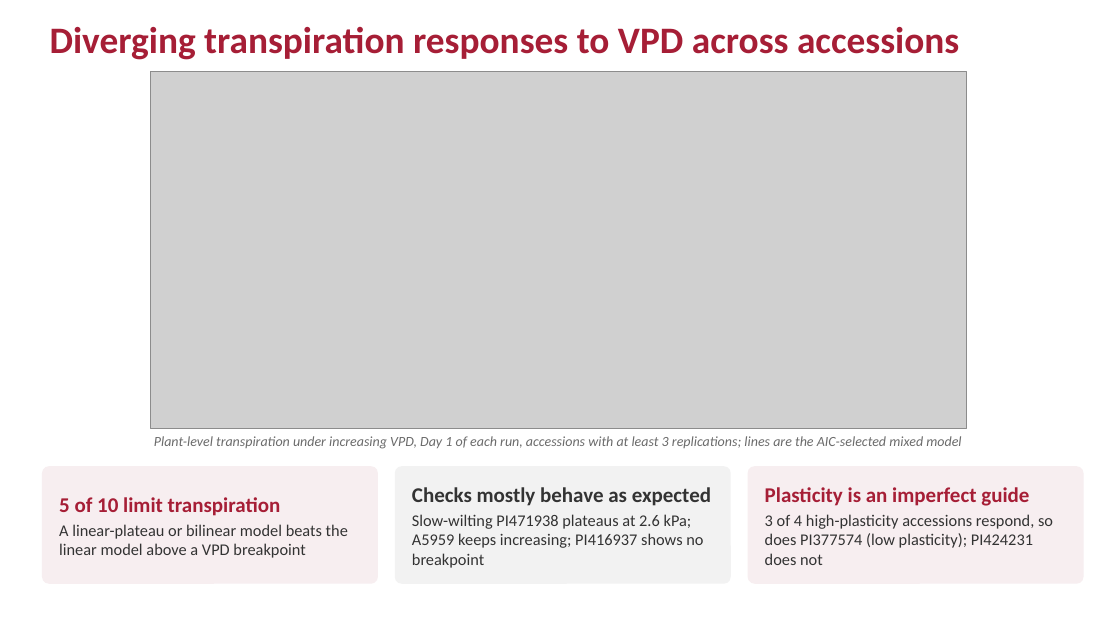
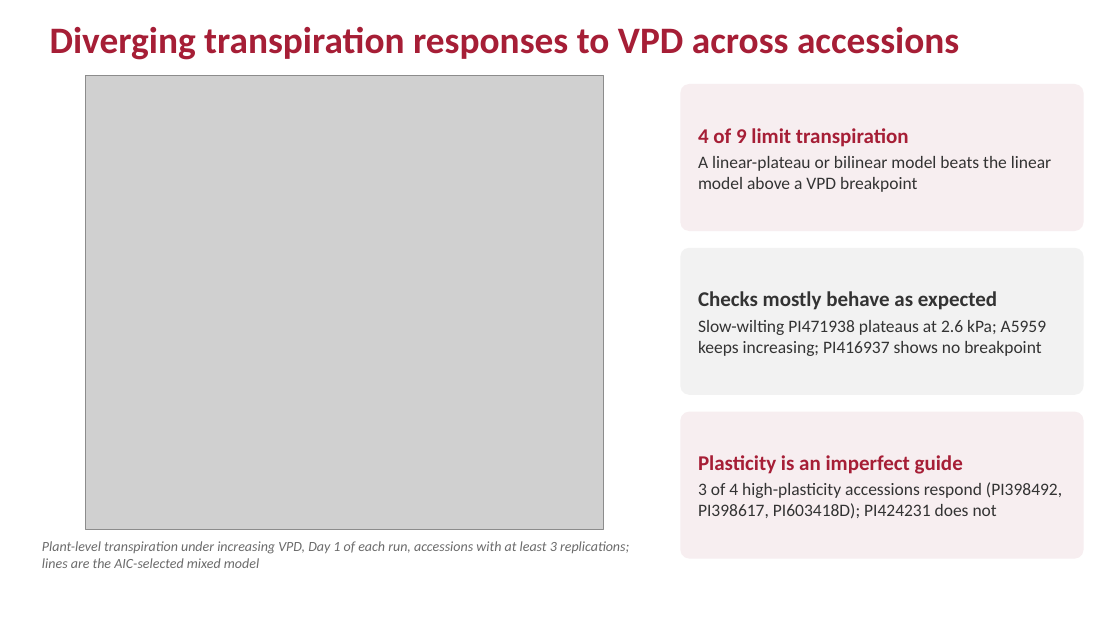
Before and after one commit to ElvisElli/LT-trait, a slide deck: slide 10 of ASA-2026-Elli-LT-trait.pptx. Drawn at 1120x630 pixels with LibreOffice and Linux fonts; fonts in the diff are those of the drawing; grey boxes stand for pictures. Boxes give left, top, right and bottom in pixels: in the first picture for what was removed or moved away, otherwise in the second. Text is boxed around its words. In the diff, an @@ line names an element or a change of style, - is before the commit and + after.

```diff
--- a/ASA-2026-Elli-LT-trait.pptx
+++ b/ASA-2026-Elli-LT-trait.pptx
@@ picture: place and size @@
-picture at [150,71,966,429]
+picture at [85,76,603,529]
@@ rounded rectangle "4 of 9 limit transpiration": place and size @@
-rounded rectangle "4 of 9 limit transpiration" at [42,466,378,584]
+rounded rectangle "4 of 9 limit transpiration" at [681,84,1084,231]
@@ text in rounded rectangle at [698,128,909,147]: text changed @@
-5 of 10 limit transpiration
+4 of 9 limit transpiration
@@ text in rounded rectangle at [698,156,1051,192]: size 14 to 15 pt in "A linear-plateau or bilinear model beats the ..." @@
@@ rounded rectangle "Checks mostly behave as expected": place and size @@
-rounded rectangle "Checks mostly behave as expected" at [395,466,731,584]
+rounded rectangle "Checks mostly behave as expected" at [681,248,1084,395]
@@ text in rounded rectangle at [698,320,1047,356]: size 14 to 15 pt in "Slow-wilting PI471938 plateaus at 2.6 kPa; A5959 ..." @@
@@ rounded rectangle "Plasticity is an imperfect guide": place and size @@
-rounded rectangle "Plasticity is an imperfect guide" at [748,466,1084,584]
+rounded rectangle "Plasticity is an imperfect guide" at [681,412,1084,559]
@@ text in rounded rectangle at [698,482,1062,518]: text changed; size 14 to 15 pt @@
-3 of 4 high-plasticity accessions respond, so does PI377574 (low plasticity); PI424231 does not
+3 of 4 high-plasticity accessions respond (PI398492, PI398617, PI603418D); PI424231 does not
@@ text "Plant-level transpiration under increasing VPD, ...": place and size @@
-text "Plant-level transpiration under increasing VPD, ..." at [154,436,961,449]
+text "Plant-level transpiration under increasing VPD, ..." at [42,541,629,568]
@@ text "Plant-level transpiration under increasing VPD, ..." at [42,541,629,568]: alignment centre to left @@
```
Also in this commit, not shown: 1 other slide changed, 17 other files.
